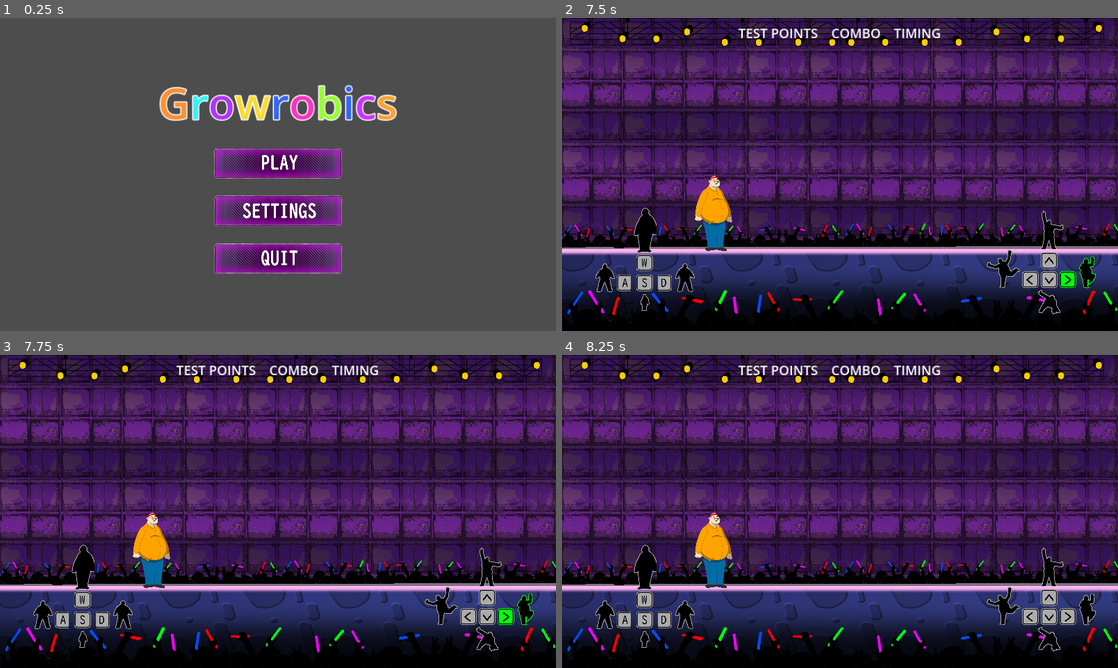
Above: before the commit, frames 1-4 (two rows, left to right).
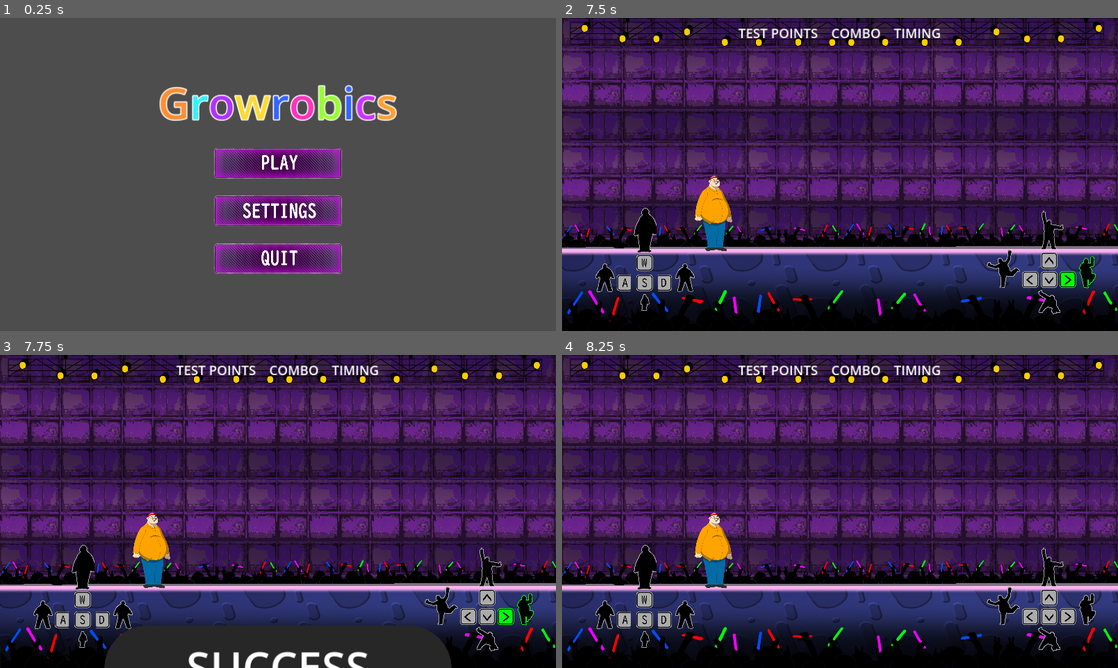
Above: after the commit, the same moments.

Repository: onegm/Scale-Game-Show
Game: Godot game, scene res://UI/main_menu/menu_screen.tscn
Same seed, same stepped clock (60 frames per second), same inputs: the game is played once before the commit and once after it.
Inputs (mouse positions are in pixels of both pictures, inside the frame that each line leads up to):
- Up to frame 1 (0.25 s): no input
- Up to frame 2 (7.5 s): click (840, 161) at 0.5 s; tap Enter at 1.25, 2.75, 5 s; hold Right (pose_right) 1.28-2.03 s; tap A (look_left) at 1.35, 2.85, 5.1, 6.6 s; tap Space at 2, 3.5, 5.75 s; hold Down (pose_down) 2.03-2.78 s; tap D (look_right) at 2.1, 3.6, 5.85, 7.35 s; hold Right (pose_right) 2.78-3.53 s; hold Up (pose_up) 3.53-4.25 s; click "Try Again" at 4.25 s; hold Left (pose_left) 5.03-6.53 s; hold Down (pose_down) 6.53-7.28 s; hold Right (pose_right) from 7.28 s (still down)
- Up to frame 3 (7.75 s): keep holding Right (pose_right)
- Up to frame 4 (8.25 s): release Right (pose_right) at 8 s; click (840, 574) at 8 s, where only the run after the commit has a clickable "Try Again"

Frames 1-2 are identical in both runs. In frame 3, 6.5% of the frame differs, in the area x 18-82%, y 86-100%; in frame 4, nothing differs.
Error before the commit: Assertion failed: RESOURCE NOT FOUND: res://songs/song_timestamps/song_2.txt2.txt (res://songs/song_sequence.gd:16)

Commit message:
update last wall animation

Diff:
--- a/autoloaders/signal_bus.gd
+++ b/autoloaders/signal_bus.gd
@@ -5,4 +5,4 @@
 signal player_miss
 signal settings_updated
 signal song_ended
-signal final_wall_entered
+signal final_wall_exited
--- a/levels/camera.gd
+++ b/levels/camera.gd
@@ -12,7 +12,7 @@
 func _ready():
 	rand.randomize()
 	SignalBus.player_miss.connect(shake)
-	SignalBus.final_wall_entered.connect(on_final_wall_entered)
+	SignalBus.final_wall_exited.connect(on_final_wall_exited)
 
 func _process(delta):
 	if current_shake_strength > 1e-5:
@@ -31,22 +31,24 @@
 func set_player_position(new_player_position : Vector2):
 	player_position = new_player_position
 
-func on_final_wall_entered():
+func on_final_wall_exited():
 	var tween = get_tree().create_tween().set_parallel(true)
 	tween.tween_property(self, "zoom", zoom*2, 1)
 	tween.tween_property(self, "global_position:x", player_position.x, 1)
+
 	await start_slow_motion()
-	var tween2 = get_tree().create_tween().set_parallel(true)
-	tween2.tween_property(self, "zoom", zoom/2, 1)
-	tween2.tween_property(self, "global_position:x", initial_position.x, 1)
+
+	#var tween2 = get_tree().create_tween().set_parallel(true)
+	#tween2.tween_property(self, "zoom", zoom/2, 1)
+	#tween2.tween_property(self, "global_position:x", initial_position.x, 1)
+
 	stop_slow_motion()
 
 func start_slow_motion(time_scale: float = 0.25) -> void:
 	Engine.time_scale = time_scale
-	AudioServer.playback_speed_scale = time_scale
-	await get_tree().create_timer(3, false, false, true).timeout
+	#AudioServer.playback_speed_scale = time_scale
+	await get_tree().create_timer(4, false, false, true).timeout
 
-# Run the game at normal speed.
 func stop_slow_motion() -> void:
 	Engine.time_scale = 1.0
 	AudioServer.playback_speed_scale = 1.0
--- a/songs/song_sequence.gd
+++ b/songs/song_sequence.gd
@@ -12,9 +12,9 @@
 var song_sequence_file : FileAccess
 
 func _init(song_num : int):
-	song_sequence_path += str(song_num) + ".txt"
-	assert(FileAccess.file_exists(song_sequence_path), "RESOURCE NOT FOUND: " + song_sequence_path)
-	song_sequence_file = FileAccess.open(song_sequence_path,FileAccess.READ)
+	var path = song_sequence_path + str(song_num) + ".txt"
+	assert(FileAccess.file_exists(path), "RESOURCE NOT FOUND: " + path)
+	song_sequence_file = FileAccess.open(path,FileAccess.READ)
 
 func _ready():
 	add_child(song)
--- a/walls/wall.gd
+++ b/walls/wall.gd
@@ -13,12 +13,7 @@
 func _ready():
 	area_exited.connect(on_area_exited)
 	SignalBus.player_miss.connect(on_player_missed)
-	current_wall_detector.area_entered.connect(
-		func(_area):
-			is_current_wall=true
-			if is_final_wall:
-				SignalBus.final_wall_entered.emit()
-	)
+	current_wall_detector.area_entered.connect(func(_area): is_current_wall=true)
 	current_wall_detector.area_exited.connect(func(_area): is_current_wall=false)
 
 	cutout.set_wall($Wall)
@@ -26,6 +21,8 @@
 
 func on_area_exited(_area):
 	SignalBus.wall_hit.emit(postureDTO)
+	if is_final_wall:
+		SignalBus.final_wall_exited.emit()
 
 func _physics_process(delta):
 	global_position.x -= speed*delta
--- a/walls/wall_spawner.gd
+++ b/walls/wall_spawner.gd
@@ -28,12 +28,11 @@
 	var wall := spawn_wall()
 	wall.set_posture_from_DTO(next_posture)
 	wall.is_final_wall = is_final_wall
-	if wall.is_final_wall:
-		print(wall.postureDTO)
 
-func spawn_random_wall():
+func spawn_random_wall(is_final_wall : bool):
 	var wall = spawn_wall()
 	wall.set_posture_from_DTO(PostureDTO.get_random_wall())
+	wall.is_final_wall = is_final_wall
 
 func offset_time_by_position(new_time_sequence : FloatIterator, player_position : Vector2):
 	distance = player_position.distance_to(global_position)
@@ -51,4 +50,7 @@
 	if time < 0:
 		return
 	await get_tree().create_timer(time, false).timeout
-	spawn_wall_from_sequence(!time_sequence.has_next())
+	if wall_sequence.has_next():
+		spawn_wall_from_sequence(!time_sequence.has_next())
+	else:
+		spawn_random_wall(!time_sequence.has_next())
Not shown: 1 places in levels/Level1.tscn that only renumber resources
